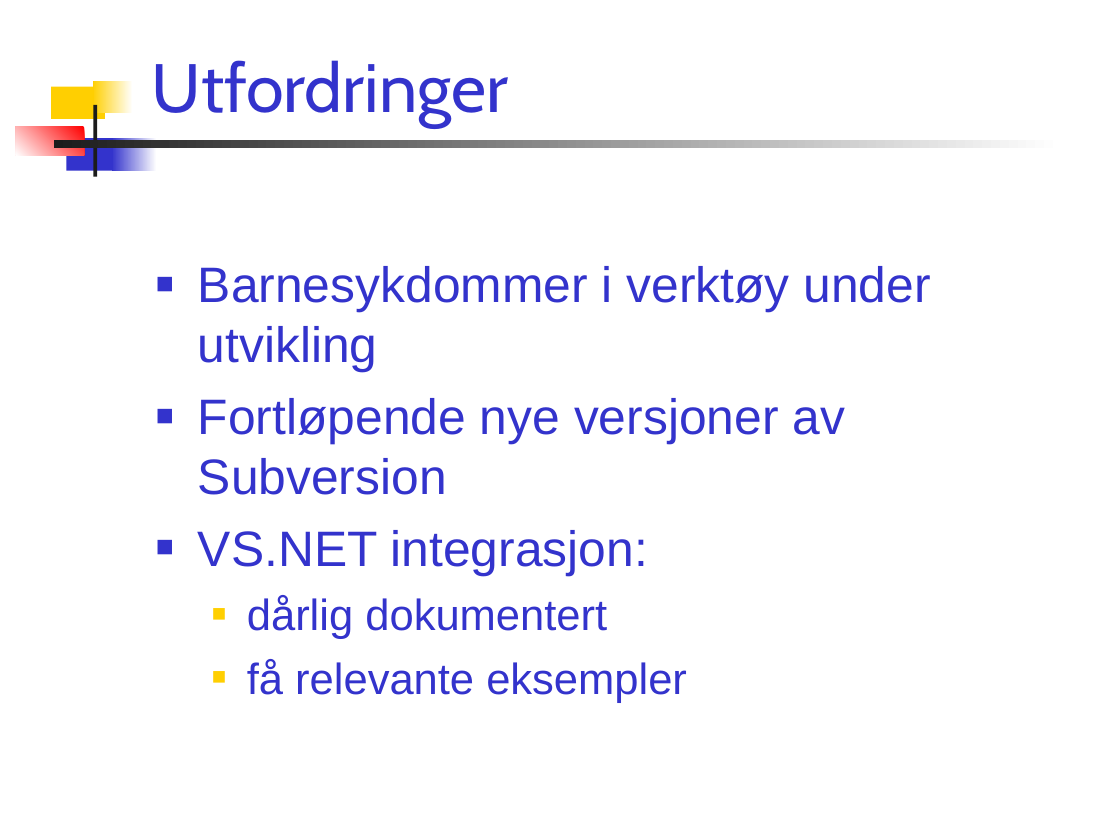
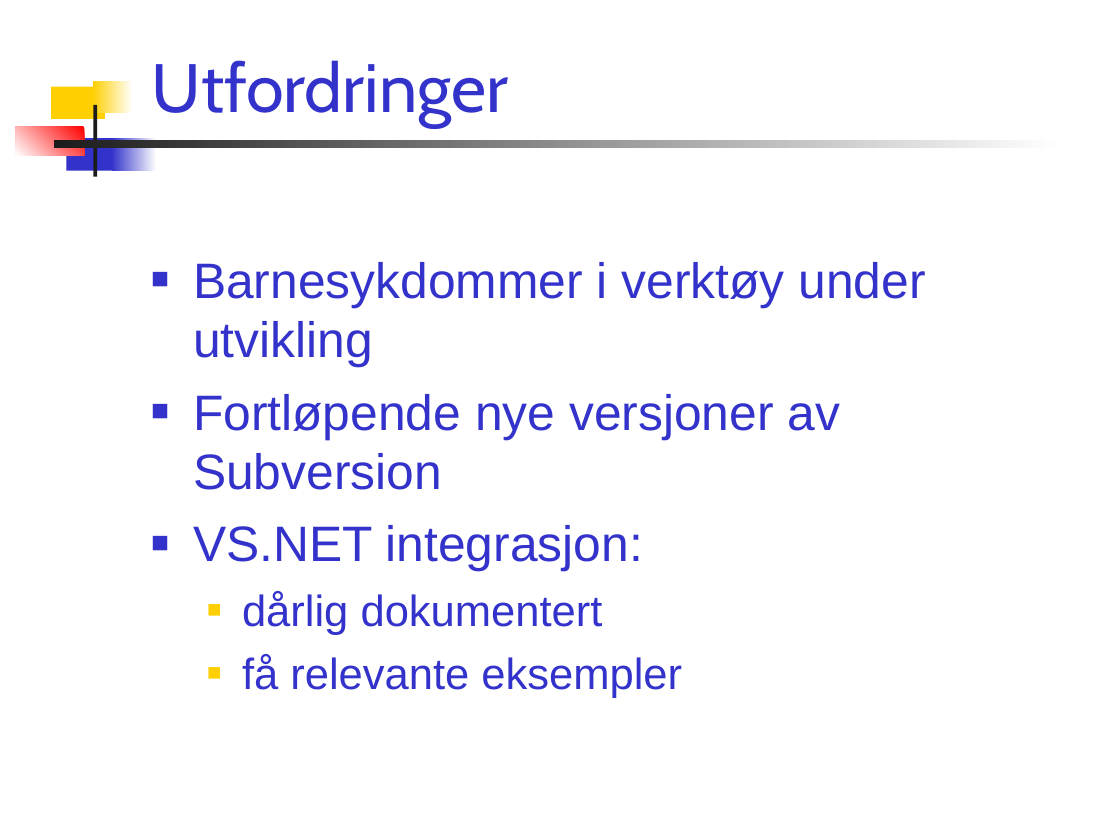
Before and after one commit to windygu/AnkhSVN, a slide deck: slide 22 of doc/powerpoint/Subversion_addin_for_VS.NET.ppt (slide 21 before the commit). Drawn at 1120x840 pixels with LibreOffice and Linux fonts; fonts in the diff are those of the drawing. Boxes give left, top, right and bottom in pixels: in the first picture for what was removed or moved away, otherwise in the second. Text is boxed around its words. In the diff, an @@ line names an element or a change of style, - is before the commit and + after.

```diff
--- a/doc/powerpoint/Subversion_addin_for_VS.NET.ppt
+++ b/doc/powerpoint/Subversion_addin_for_VS.NET.ppt
@@ text "Barnesykdommer i verktøy under utvikling": place and size @@
-text "Barnesykdommer i verktøy under utvikling" at [198,266,930,703]
+text "Barnesykdommer i verktøy under utvikling" at [193,262,926,698]
```
Also in this commit, not shown: 17 other slides changed, 1 slide added.
